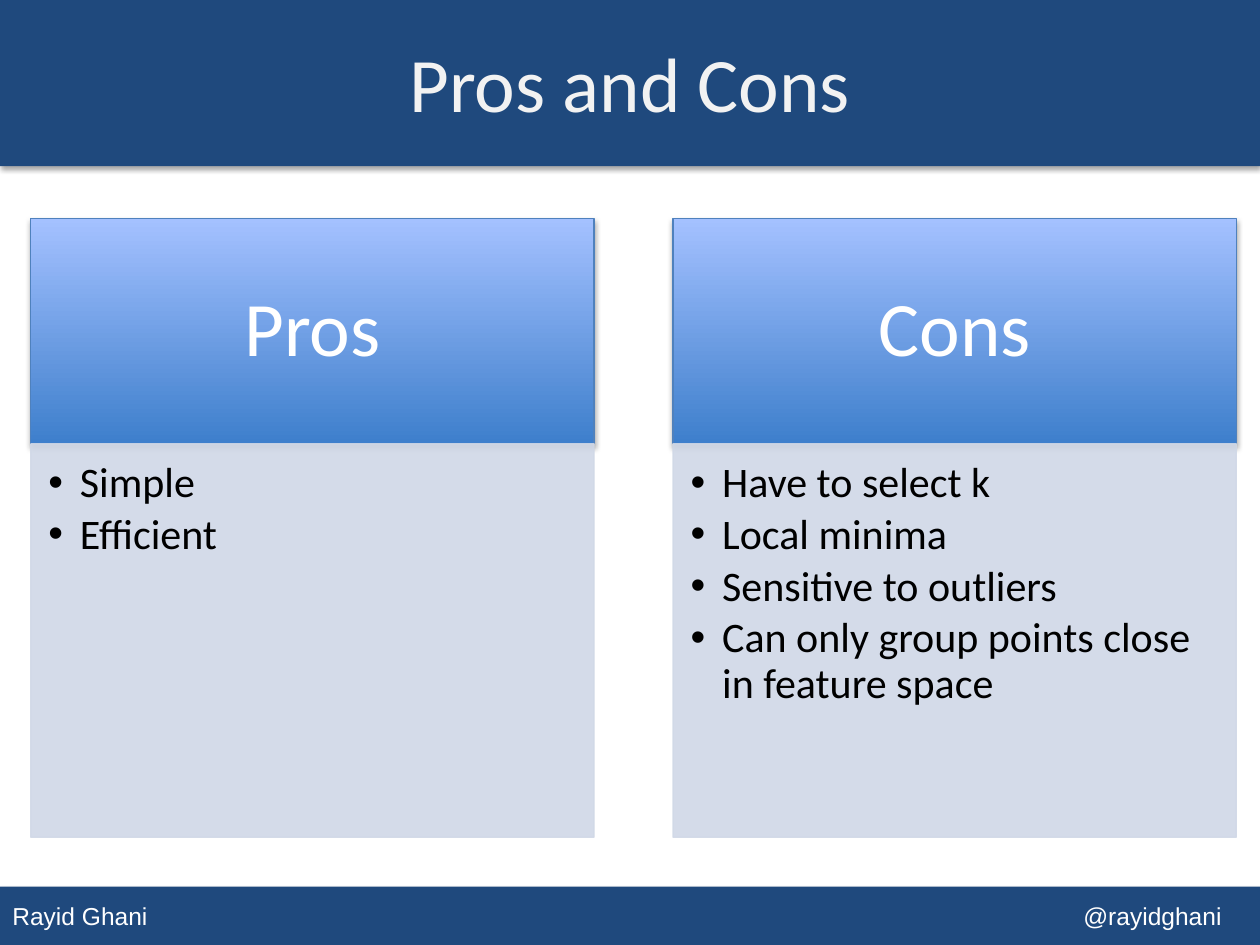
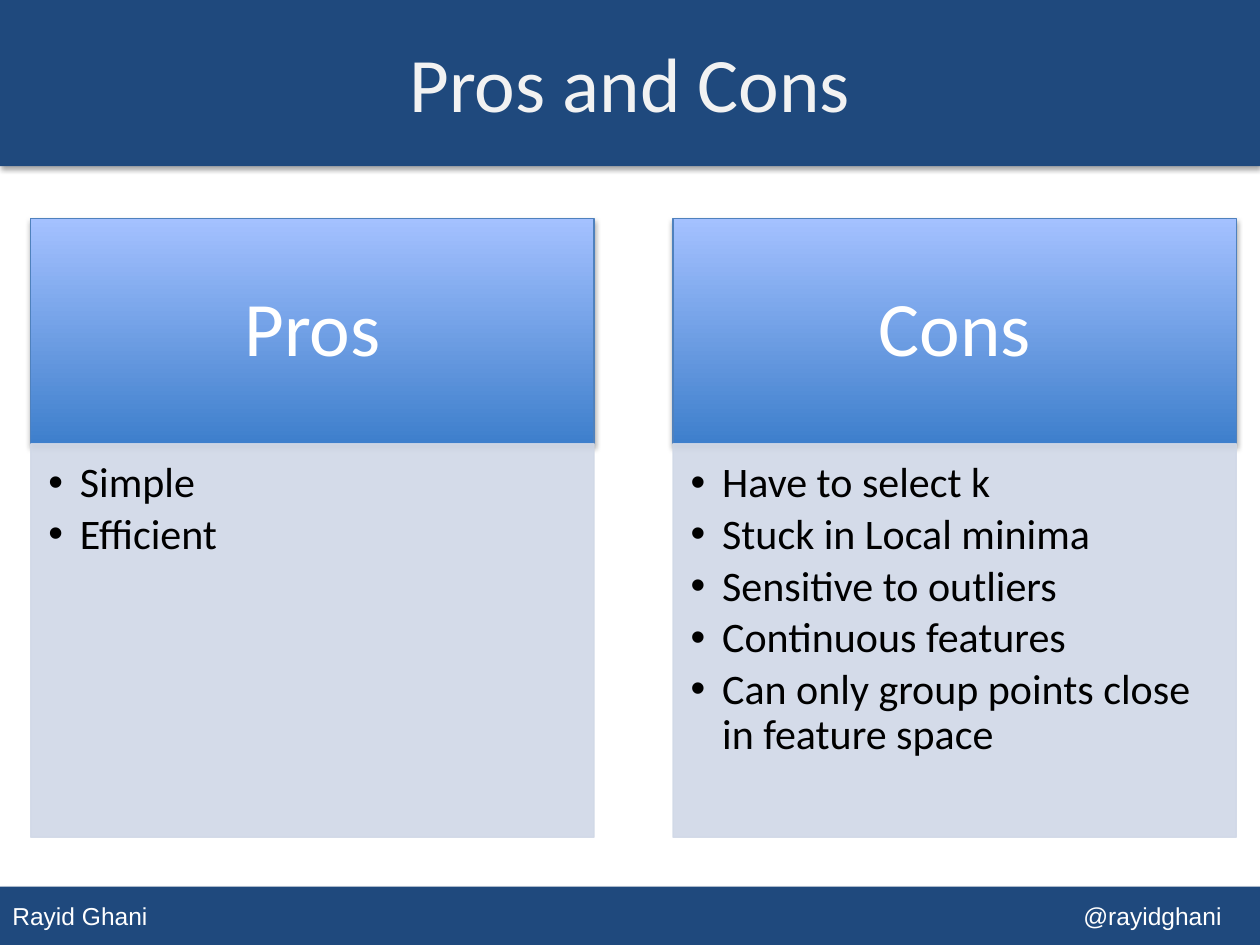
Before and after one commit to dssg/MLforPublicPolicy, a slide deck: slide 17 of Lectures/Lecture 09 - Unsupervised Learning.pptx (slide 14 before the commit). Drawn at 1260x945 pixels with LibreOffice and Linux fonts; fonts in the diff are those of the drawing. Boxes give left, top, right and bottom in pixels: in the first picture for what was removed or moved away, otherwise in the second. Text is boxed around its words. In the diff, an @@ line names an element or a change of style, - is before the commit and + after.

```diff
--- a/Lectures/Lecture 09 - Unsupervised Learning.pptx
+++ b/Lectures/Lecture 09 - Unsupervised Learning.pptx
@@ text at <box>722,467,1190,756</box>: bullet •• to • @@
@@ text at <box>722,519,1090,550</box>: text changed @@
-  •• Local minima
+  • Stuck in Local minima
@@ text at <box>722,623,1066,653</box>: paragraph added @@
+  • Continuous features
```
Also in this commit, not shown: 6 other slides changed, 8 slides added, 2 slides removed.
